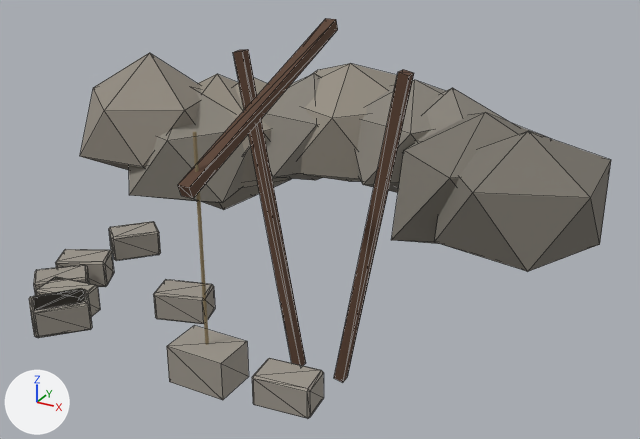
What one commit did to the glTF model reckoning/models/town/quarry_1.glb.
Camera for both pictures: a camera (50 mm lens) standing at (7.41, -10.5, 6.77) and looking at (0.93, 1.29, 0.88). Every picture has the same lights, and +X, +Y and +Z are marked at lower left. The picture after the commit comes second. Mesh edges are drawn as thin lines on the coarser meshes. Vertices at exactly the same position are counted once.

Objects in the first picture: 'quarry1_rope', 'quarry1_stone', 'quarry1_wood'.
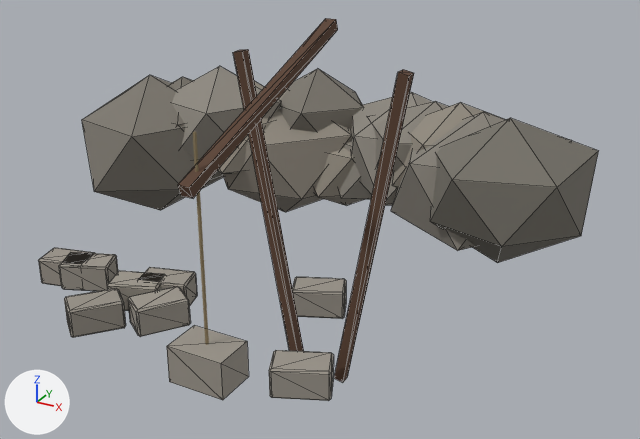
Changed parts and their boxes [x1, y1, x2, y2] in the pictures (640 x 439 px; the box of a moved part takes in the faces that stretch with it):
'quarry1_stone', reshaped (8% shorter): before [29, 53, 611, 418]; after [38, 66, 598, 401]
part 1 of me_quarry1_stone, moved or reshaped: before [109, 221, 161, 261]; after [59, 252, 118, 291]
part 2 of me_quarry1_stone, moved or reshaped: before [252, 358, 324, 418]; after [107, 271, 164, 311]
part 3 of me_quarry1_stone, moved or reshaped: before [29, 289, 85, 338]; after [128, 286, 190, 337]
part 4 of me_quarry1_stone, moved or reshaped: before [33, 290, 92, 338]; after [38, 248, 94, 286]
part 5 of me_quarry1_stone, moved or reshaped: before [33, 265, 89, 296]; after [64, 288, 126, 337]
part 6 of me_quarry1_stone, moved or reshaped: before [36, 277, 100, 317]; after [292, 277, 346, 319]
part 7 of me_quarry1_stone, moved or reshaped: before [153, 279, 215, 324]; after [269, 350, 334, 401]
part 8 of me_quarry1_stone, moved or reshaped: before [55, 249, 114, 287]; after [138, 267, 197, 306]
part 9 of me_quarry1_stone, moved or reshaped: before [80, 53, 611, 271]; after [82, 66, 598, 263]

The change, as a list of edits to the scene's bpy script:
```text
Change me_quarry1_stone:
    used by ob_quarry1_stone; location = (0.0, 0.0, 0.0)
    remove me_quarry1_stone.from_pydata(...)  # 368 vertices, 644 faces; spans x -5.26..5.1, y -4.15..6.58, z -0.72..2.76
    add me_quarry1_stone.from_pydata(...)  # 368 vertices, 644 faces; spans x -5.56..4.83, y -4.15..6.21, z -0.7..2.56
    me_quarry1_stone part 1: the loose piece of 24 vertices spanning x -2.59..-1.73, y -0.22..0.67, z 0.01..0.45 is turned -25.3 degrees about the z axis through its middle, then moved by (0.12, -1.28, 0.0)
    me_quarry1_stone part 2: the loose piece of 24 vertices spanning x 2.02..2.87, y -2.6..-2.03, z 0.01..0.45 is turned 12.9 degrees about the z axis through its middle, then moved by (-3.35, 1.1, 0.0)
    me_quarry1_stone part 3: the loose piece of 24 vertices spanning x -1.94..-1.08, y -2.73..-1.84, z 0.01..0.45 is turned 5.6 degrees about the z axis through its middle, then moved by (1.26, 0.75, 0.0)
    me_quarry1_stone part 4: the loose piece of 24 vertices spanning x -1.9..-1.03, y -2.72..-1.84, z 0.01..0.45 is turned -34 degrees about the z axis through its middle, then moved by (-0.95, 1.16, 0.0)
    me_quarry1_stone part 5: the loose piece of 24 vertices spanning x -2.51..-1.62, y -2.08..-1.21, z 0.01..0.45 is turned 7.1 degrees about the z axis through its middle, then moved by (1.01, -0.38, 0.0)
    me_quarry1_stone part 6: the loose piece of 24 vertices spanning x -2.09..-1.24, y -2.23..-1.64, z 0.01..0.45 is turned 16 degrees about the z axis through its middle, then moved by (3.3, 1.91, 0.0)
    me_quarry1_stone part 7: the loose piece of 24 vertices spanning x -0.53..0.36, y -1.46..-0.77, z 0.01..0.45 is turned 7 degrees about the z axis through its middle, then moved by (2.54, -0.87, 0.0)
    me_quarry1_stone part 8: the loose piece of 24 vertices spanning x -2.64..-1.73, y -1.38..-0.6, z 0.01..0.45 is turned -11 degrees about the z axis through its middle, then moved by (1.61, 0.08, 0.0)
    me_quarry1_stone part 9: 168 of 368 vertices moved; they spanned x -5.26..5.1, y 1.52..6.58, z -0.72..2.76 and now span x -5.56..4.83, y 1.56..6.21, z -0.7..2.56; mean shift (-0.08, -0.08, 0.02); largest move (-1.86, 2.47, 0.18) -> (-4.81, 3.29, 0.55)
```
